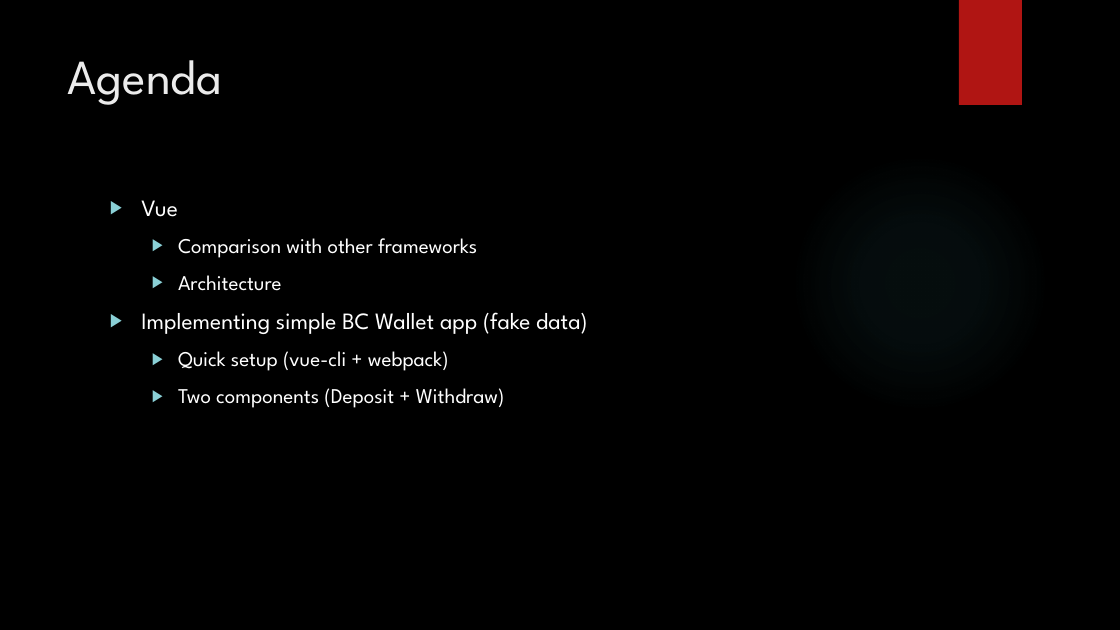
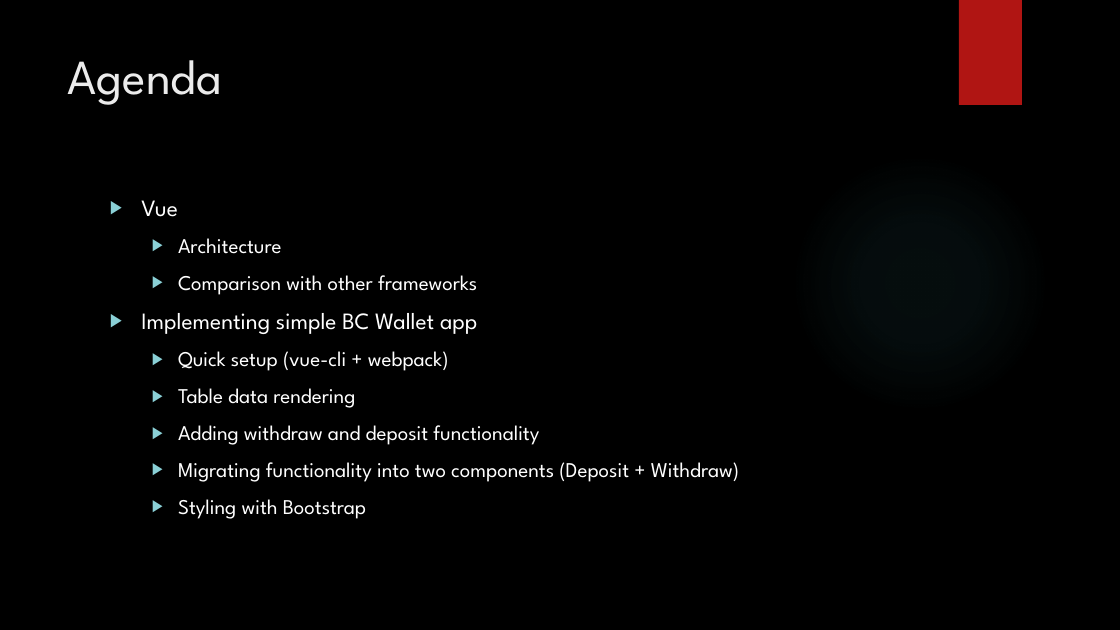
Before and after one commit to lukasmakac/bchistory, a slide deck: slide 2 of VUE.pptx. Drawn at 1120x630 pixels with LibreOffice and Linux fonts; fonts in the diff are those of the drawing; background and template pictures are left out. Boxes give left, top, right and bottom in pixels: in the first picture for what was removed or moved away, otherwise in the second. Text is boxed around its words. In the diff, an @@ line names an element or a change of style, - is before the commit and + after.

Commit message:
Updated presentation

```diff
--- a/VUE.pptx
+++ b/VUE.pptx
@@ text at <box>178,238,282,254</box>: paragraph added @@
+  ▶ Architecture
@@ text at <box>141,313,477,334</box>: text changed @@
-  ▶ Architecture
-▶ Implementing simple BC Wallet app (fake data)
+▶ Implementing simple BC Wallet app
@@ text at <box>178,388,739,519</box>: text changed @@
-  ▶ Two components (Deposit + Withdraw)
+  ▶ Table data rendering
+  ▶ Adding withdraw and deposit functionality
+  ▶ Migrating functionality into two components (Deposit + Withdraw)
+  ▶ Styling with Bootstrap
```
Also in this commit, not shown: 3 other slides changed, 1 slide added.
